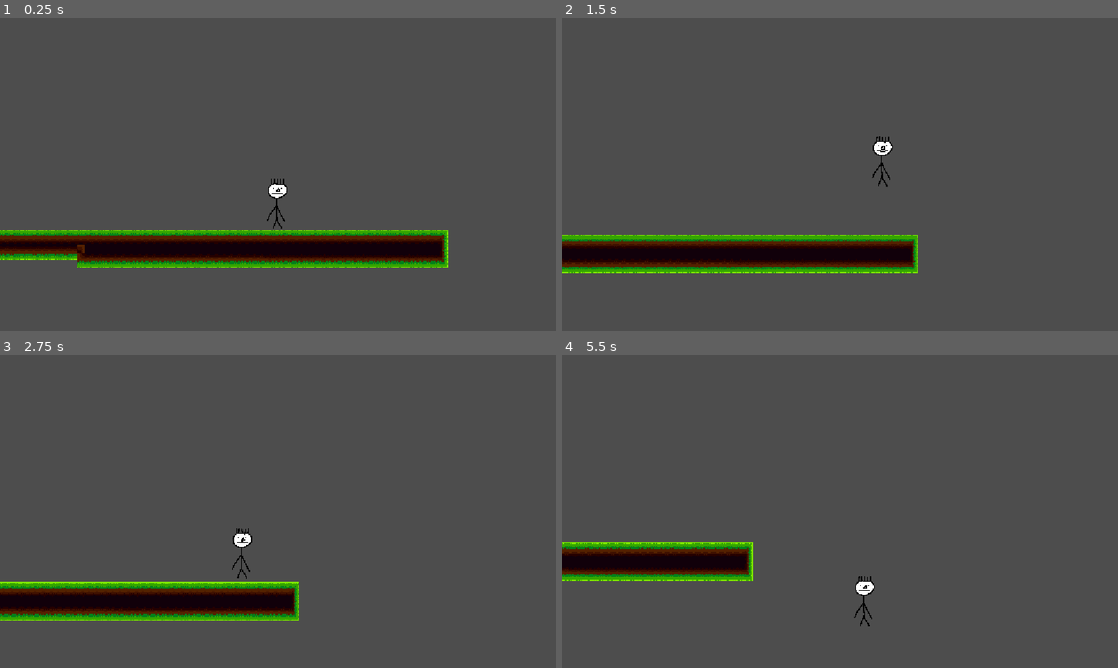
Above: before the commit, frames 1-4 (two rows, left to right).
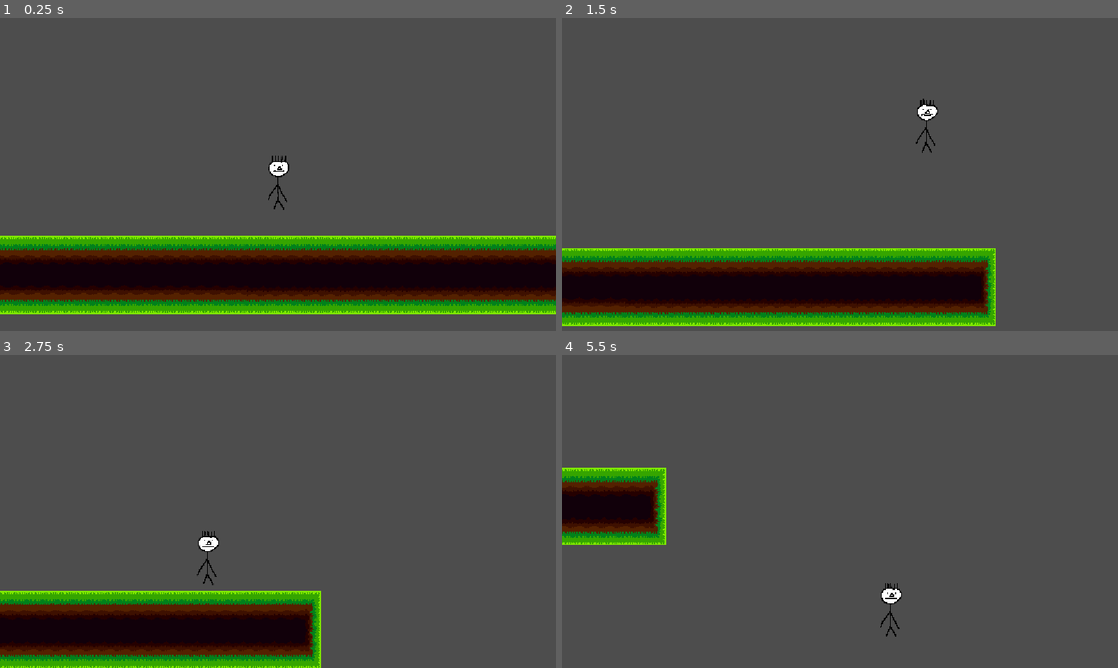
Above: after the commit, the same moments.

Repository: chicken6250/GODOTTHINGYEEEEEEEEEEEEEAAEEAEAEEAEAEAAAAAA
Game: Godot game, scene res://node.tscn
Same seed, same stepped clock (60 frames per second), same inputs: the game is played once before the commit and once after it.
Inputs:
- Up to frame 1 (0.25 s): no input
- Up to frame 2 (1.5 s): hold D (right) from 0.53 s (still down); tap F (fart) at 0.6, 1.35 s; tap W (jump) at 0.77 s
- Up to frame 3 (2.75 s): tap W (jump) at 1.52 s; release D (right) at 2.03 s; hold A (left) from 2.03 s (still down); tap F (fart) at 2.1 s
- Up to frame 4 (5.5 s): release A (left) at 2.78 s; hold D (right) 2.78-4.28 s; tap F (fart) every 0.75 s from 2.85 to 5.1 s; tap W (jump) at 3.02, 3.77, 4.52 s; hold A (left) 4.28-5.03 s; hold D (right) from 5.03 s (still down)

The runs differ from the first frame. In frame 1, 26% of the frame differs, in the area x 0-100%, y 44-95%; in frame 2, 22%; in frame 3, 15%; in frame 4, 9.1%.

Commit message:
ygujgvtfghygtfrdftgtfrderfgytfrtgbhytcredrgvbtfdrfgy

Diff:
--- a/node.tscn
+++ b/node.tscn
@@ -7,7 +7,7 @@
 [ext_resource type="Texture2D" uid="uid://bqi431i30r8ul" path="res://IMG_6058.png" id="5_tda05"]
 
 [sub_resource type="RectangleShape2D" id="RectangleShape2D_5lfcx"]
-size = Vector2(174, 384)
+size = Vector2(101, 202)
 
 [sub_resource type="TileSetAtlasSource" id="TileSetAtlasSource_l6pdb"]
 texture = ExtResource("5_tda05")
@@ -124,19 +124,21 @@
 script = ExtResource("1_j2q8x")
 
 [node name="CollisionShape2D" type="CollisionShape2D" parent="CharacterBody2D" unique_id=819774028]
-position = Vector2(-1, 227)
+z_index = -2
+position = Vector2(6.5, 206)
 shape = SubResource("RectangleShape2D_5lfcx")
 
 [node name="Camera2D" type="Camera2D" parent="CharacterBody2D" unique_id=1303901274]
 position = Vector2(4, -8)
-zoom = Vector2(0.25, 0.25)
+offset = Vector2(0, 200)
+zoom = Vector2(0.5, 0.5)
 position_smoothing_enabled = true
 position_smoothing_speed = 3.0
 drag_vertical_enabled = true
 
 [node name="Sprite2D" type="Sprite2D" parent="CharacterBody2D" unique_id=355957571]
 position = Vector2(16, 184.5)
-scale = Vector2(0.9375, 0.9238281)
+scale = Vector2(0.5, 0.493)
 texture = ExtResource("2_112p8")
 
 [node name="jumpthing" type="AudioStreamPlayer" parent="CharacterBody2D" unique_id=1303758314]
